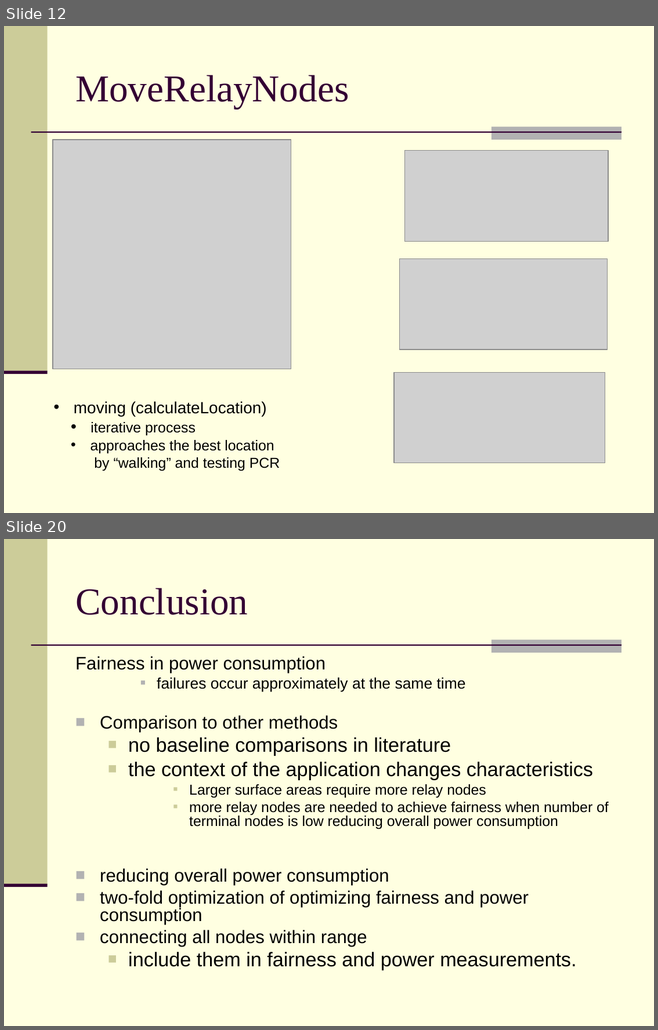
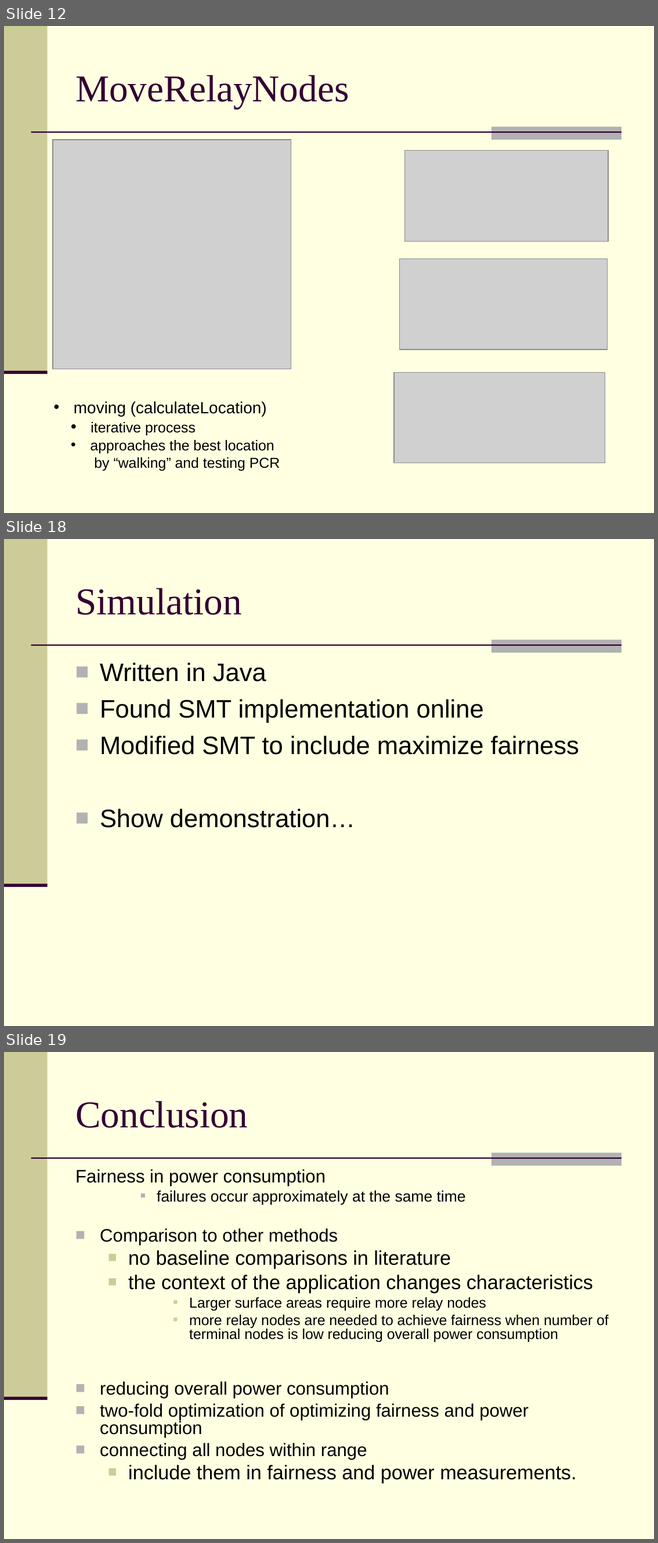
Before and after one commit to feltenberger/cmsc-641-fsmt, a slide deck: Paper/Presentation/Fair, Energy-aware Connectivity in Wireless Sensor Networks.ppt. Shown one above the other, each under a label of ours: slides 12 and 20 before the commit, slides 12, 18 and 19 after it; the slides between them are not shown. The pictures are 658x1030 and 658x1543 pixels, drawn with LibreOffice and Linux fonts; fonts in the diff are those of the drawing; grey boxes stand for pictures. Boxes give left, top, right and bottom in pixels: in the first picture for what was removed or moved away, otherwise in the second. Text is boxed around its words. In the diff, an @@ line names an element or a change of style, - is before the commit and + after.

```diff
--- a/Paper/Presentation/Fair, Energy-aware Connectivity in Wireless Sensor Networks.ppt
+++ b/Paper/Presentation/Fair, Energy-aware Connectivity in Wireless Sensor Networks.ppt
@@ slide 18 added at box(4, 539, 654, 1026), background #FFFFE1; not listed: 4 template elements that a slide beside it also shows @@
@@ title added at box(75, 588, 241, 615), 42 pt, text #330033 @@
+Simulation
@@ text added at box(100, 663, 579, 828), 28 pt, text #000000 @@
+■ Written in Java
+■ Found SMT implementation online
+■ Modified SMT to include maximize fairness
+■ Show demonstration…
@@ what was slide 20 is now slide 19 @@
```
Also in this commit, not shown: 2 slides changed, 3 other slides added, 5 slides removed.
